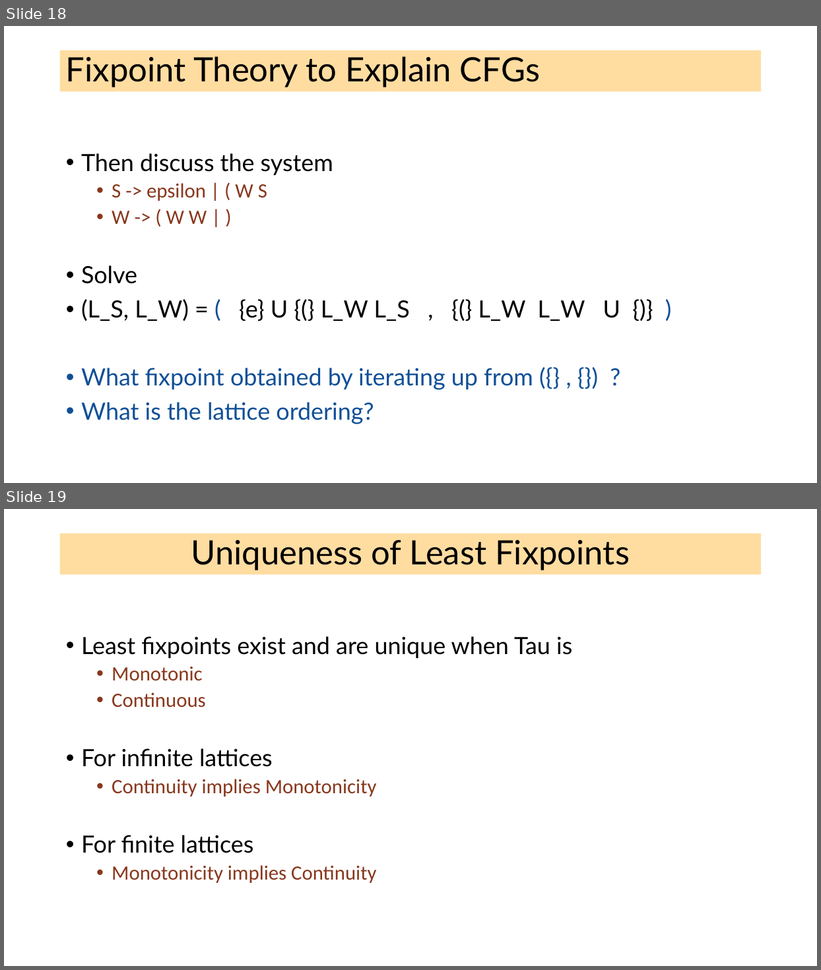
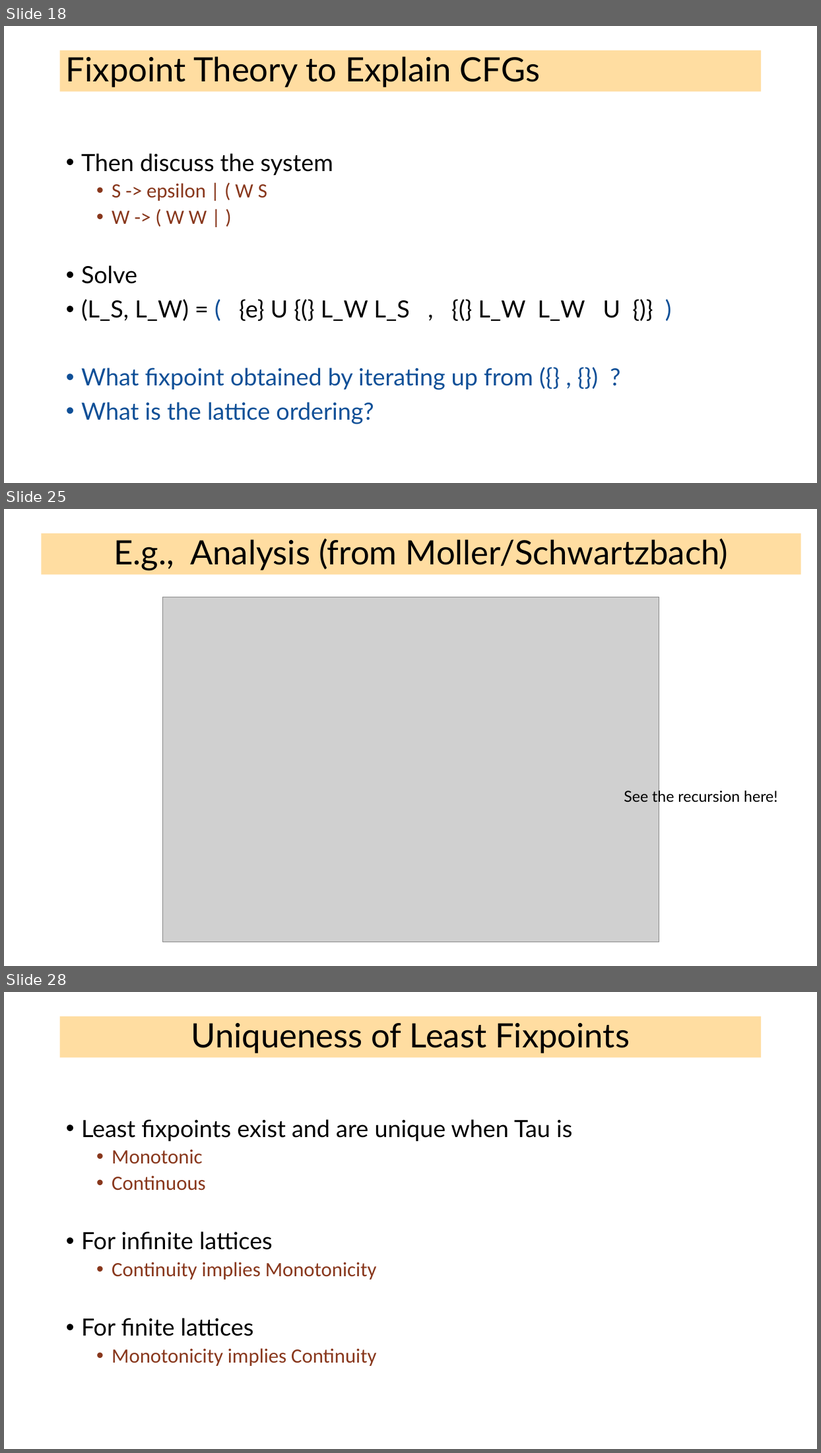
Before and after one commit to ganeshutah/cs6110s22, a slide deck: Lec21/Lec21.pptx. Shown one above the other, each under a label of ours: slides 18 and 19 before the commit, slides 18, 25 and 28 after it; the slides between them are not shown. The pictures are 821x970 and 821x1453 pixels, drawn with LibreOffice and Linux fonts; fonts in the diff are those of the drawing; grey boxes stand for pictures. Boxes give left, top, right and bottom in pixels: in the first picture for what was removed or moved away, otherwise in the second. Text is boxed around its words. In the diff, an @@ line names an element or a change of style, - is before the commit and + after.

```diff
--- a/Lec21/Lec21.pptx
+++ b/Lec21/Lec21.pptx
@@ slide 25 added at (x1=4, y1=509, x2=817, y2=966), background #FFFFFF @@
@@ title added at (x1=41, y1=533, x2=801, y2=575), fill #FFBD47 at 51% opacity, 39.6 pt, text #000000 @@
+E.g., Analysis (from Moller/Schwartzbach)
@@ picture added at (x1=162, y1=597, x2=659, y2=942) @@
@@ text added at (x1=624, y1=789, x2=778, y2=806), 18 pt, text #000000 @@
+See the recursion here!
@@ what was slide 19 is now slide 28 @@
```
Also in this commit, not shown: 1 slide changed, 8 other slides added, 2 other files.
